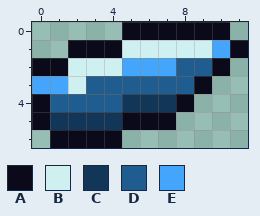
File history of a pixel-art file, Assets/Textures/Backgrounds/ScrollingObjects/Ice/ice_shard_3.aseprite. The picture above was drawn from the file before the commit.
12x7 pixels, 1 frame.
Palette (. is transparent): A #0a0a1a  B #cef0f1  C #123658  D #1f5c8f  E #43a6fc
Pixels before, first column x 0:
0 .....AAAAAA.
1 ..AAABBBBBEA
2 AABBBEEEDDA.
3 EEBDDDDDDA..
4 ADDDDCCCA...
5 ACCCCAAA....
6 .AAAA.......
After the commit:
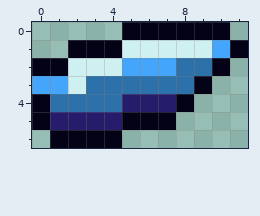
Difference:
Colour A changes from #0a0a1a to #040217.
Colour C changes from #123658 to #251c6b.
Colour D changes from #1f5c8f to #2c71aa.
Changed places in both pictures, as pixel boxes (x1, y1, x2, y2):
changed: (32, 22, 248, 148)
